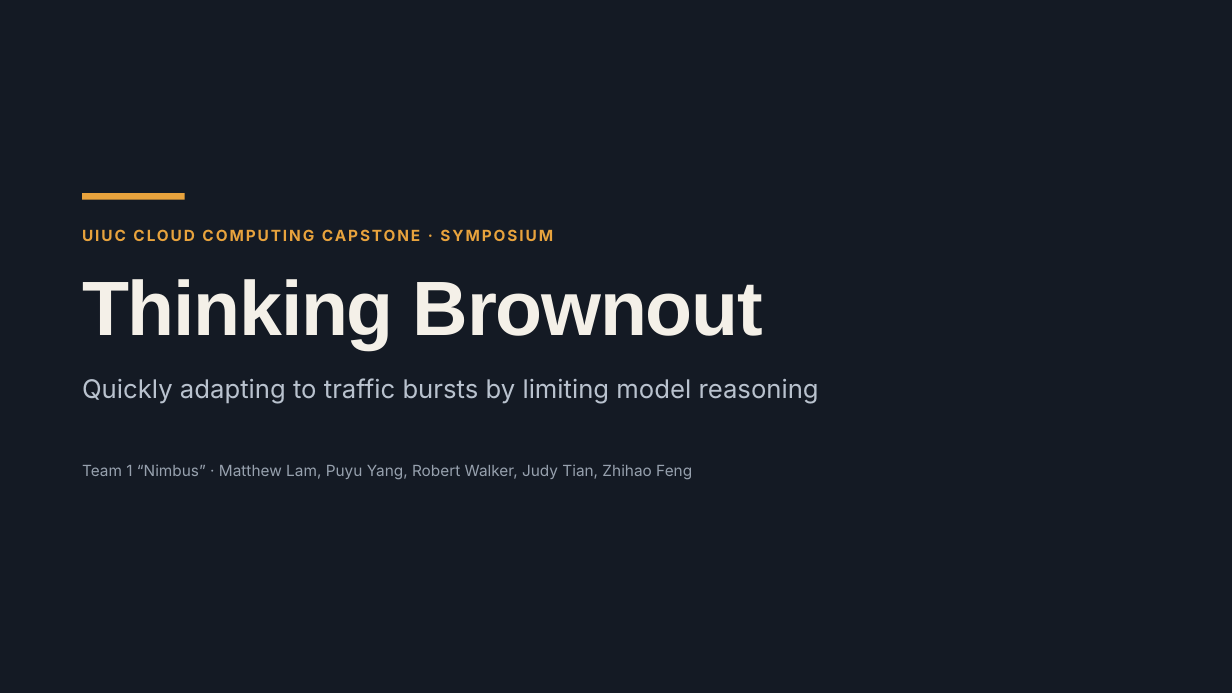
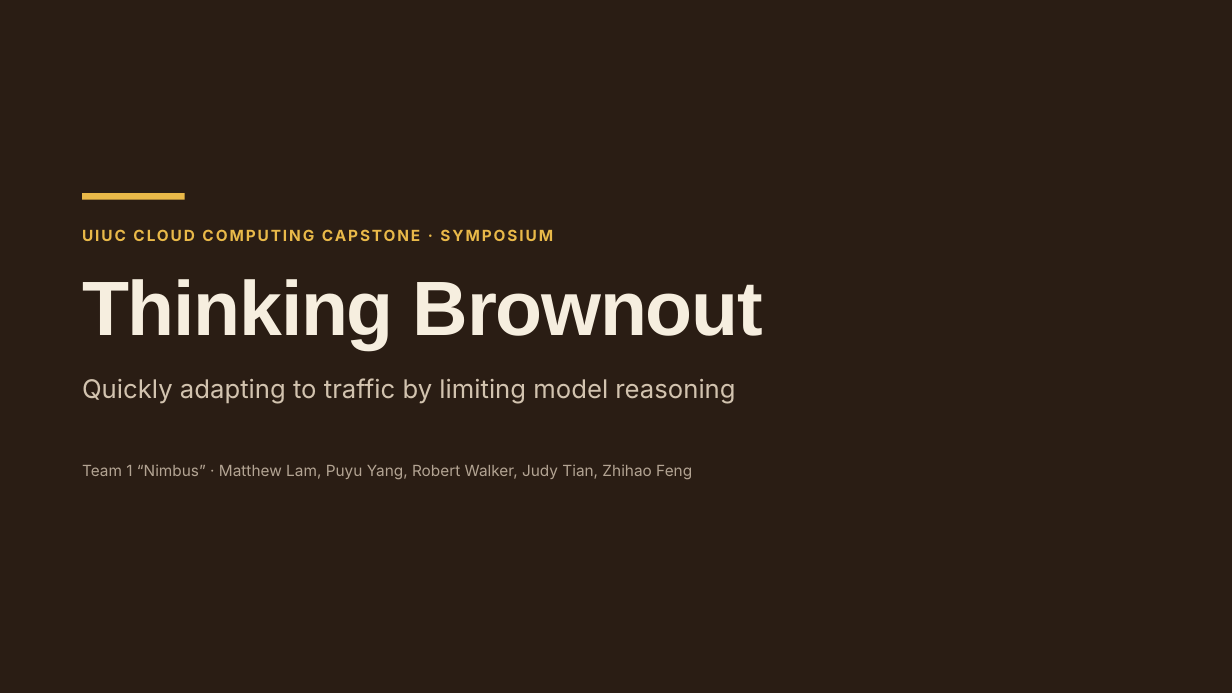
Before and after one commit to pyangyu/team1_nimbus_copy, a slide deck: slide 1 of Symposium Slides.pptx. Drawn at 1232x693 pixels with LibreOffice and Linux fonts; fonts in the diff are those of the drawing. Boxes give left, top, right and bottom in pixels: in the first picture for what was removed or moved away, otherwise in the second. Text is boxed around its words. In the diff, an @@ line names an element or a change of style, - is before the commit and + after.

Commit message:
Symposium Slides: two-slide intro with use cases

```diff
--- a/Symposium Slides.pptx
+++ b/Symposium Slides.pptx
@@ background #141A24 to #2A1D14 @@
@@ rectangle at <box>82,193,185,200</box>: fill #E8A33D to #E9B949 @@
@@ text "UIUC CLOUD COMPUTING CAPSTONE · ..." at <box>82,223,1182,247</box>: text colour #E8A33D to #E9B949 @@
@@ title "Thinking Brownout" at <box>82,279,763,350</box>: text colour #F4F0E8 to #F6EEDF @@
@@ text at <box>82,378,735,404</box>: text changed; text colour #B9C2CE to #D2C3AF @@
-Quickly adapting to traffic bursts by limiting model reasoning
+Quickly adapting to traffic by limiting model reasoning
@@ text "Team 1 “Nimbus” · Matthew ..." at <box>82,464,692,479</box>: text colour #97A1AE to #B3A493 @@
```
Also in this commit, not shown: 4 other slides changed, 2 slides added, 2 slides removed.
